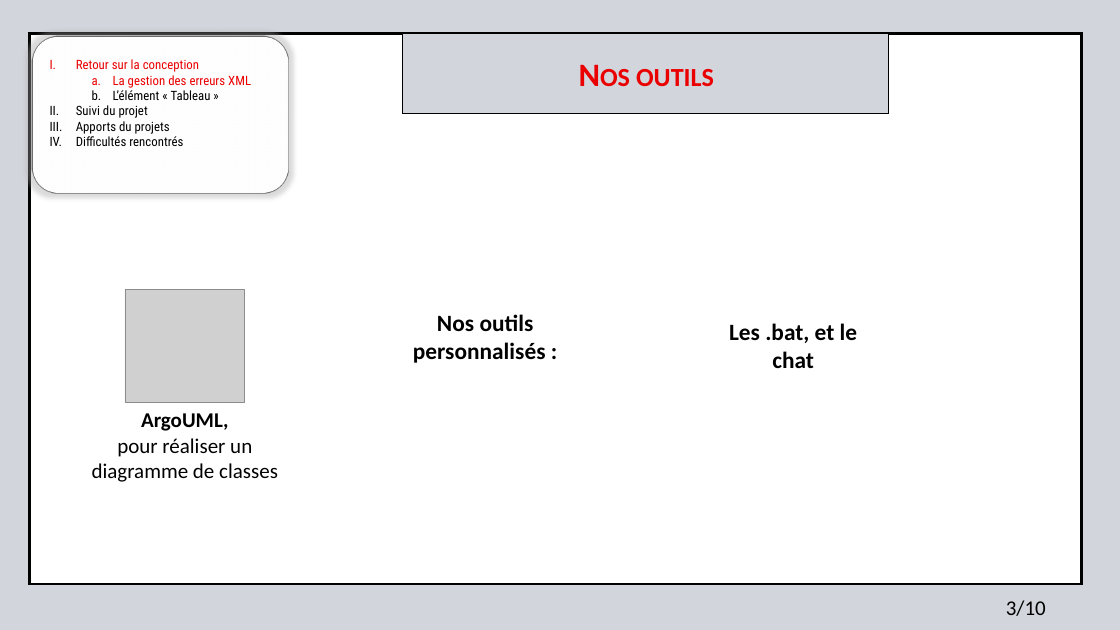
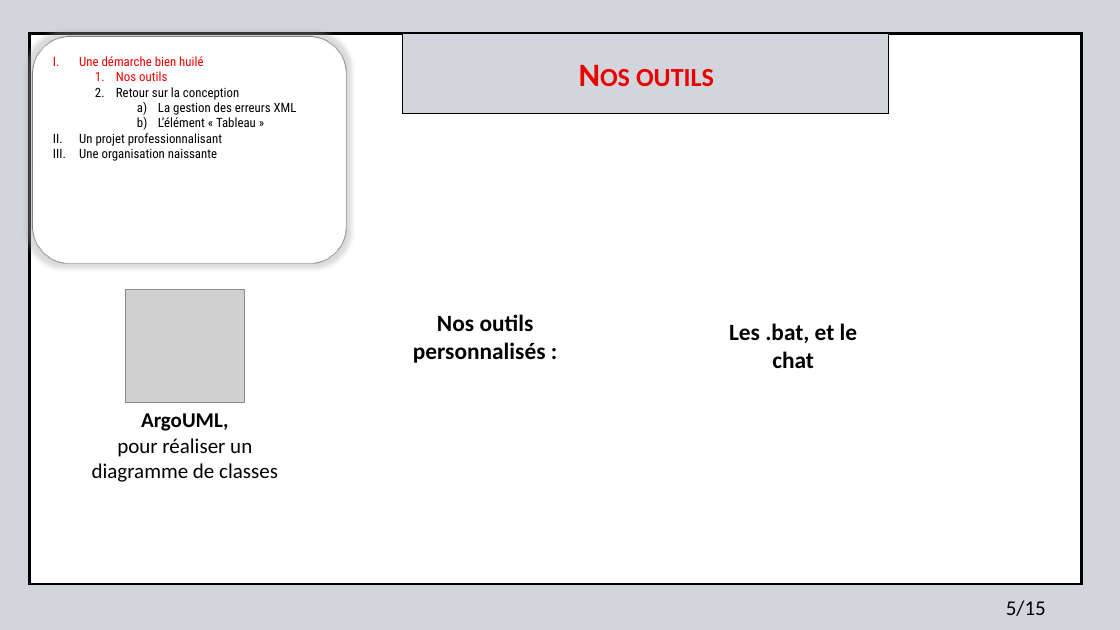
Before and after one commit to jonatjano/formulaire, a slide deck: slide 5 of text/Diaporama_Soutenance_projet_tutore_Bernouy_Deloison_Dewilde_Malet_Selle.pptx. Drawn at 1120x630 pixels with LibreOffice and Linux fonts; fonts in the diff are those of the drawing; grey boxes stand for pictures; background and template pictures are left out. Boxes give left, top, right and bottom in pixels: in the first picture for what was removed or moved away, otherwise in the second. Text is boxed around its words. In the diff, an @@ line names an element or a change of style, - is before the commit and + after.

```diff
--- a/text/Diaporama_Soutenance_projet_tutore_Bernouy_Deloison_Dewilde_Malet_Selle.pptx
+++ b/text/Diaporama_Soutenance_projet_tutore_Bernouy_Deloison_Dewilde_Malet_Selle.pptx
@@ rounded rectangle removed at [32,36,288,193] @@
@@ rounded rectangle added at [32,36,345,263], fill #FFFFFF, outline #000000 1 pt @@
@@ text at [79,56,203,66]: paragraphs added @@
+I. Une démarche bien huilé
+  1. Nos outils
@@ text at [116,87,297,127]: text colour #EA0000 to #000000 in "Retour sur la conception", "La gestion des erreurs XML"; bullet I. to 1.; list level 1 to 2 in "Retour sur la conception"; bullet a. to a); list level 2 to 3 in "La gestion des erreurs XML"; list level 2 to 3 in "L’élément « Tableau »" @@
@@ text at [79,133,222,161]: text changed @@
-II. Suivi du projet
-III. Apports du projets
-IV. Difficultés rencontrés
+II. Un projet professionnalisant
+III. Une organisation naissante
@@ text at [1006,600,1046,616]: text changed @@
-3/10
+5/15
```
Also in this commit, not shown: 7 other slides changed, 7 slides added, 1 slide removed.
